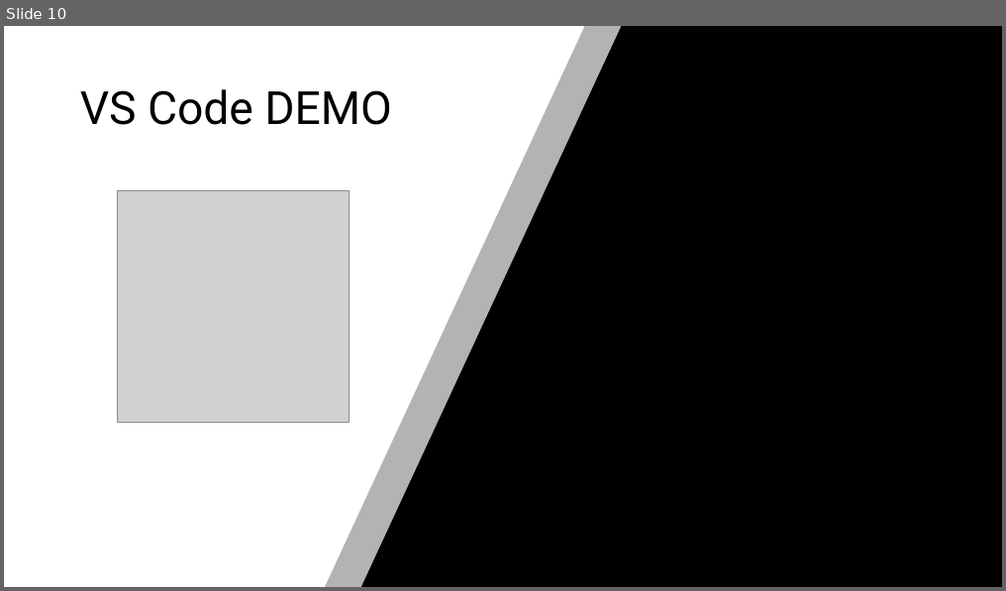
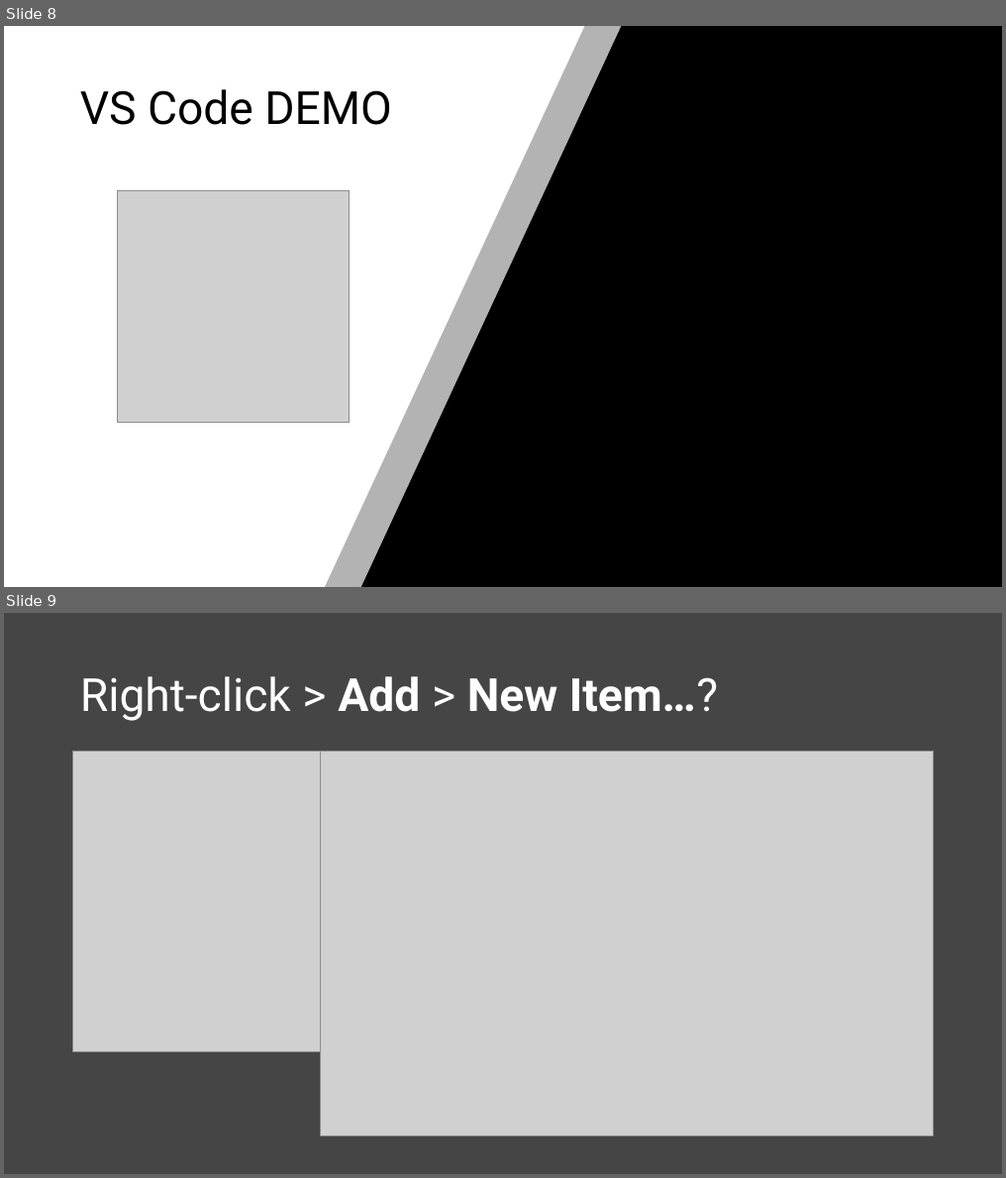
Before and after one commit to scottaddie/slide-decks, a slide deck: Tour de .NET Core CLI.pptx. Shown one above the other, each under a label of ours: slide 10 before the commit, slides 8 and 9 after it. The pictures are 1006x591 and 1006x1178 pixels, drawn with LibreOffice and Linux fonts; fonts in the diff are those of the drawing; grey boxes stand for pictures. Boxes give left, top, right and bottom in pixels: in the first picture for what was removed or moved away, otherwise in the second. Text is boxed around its words. In the diff, an @@ line names an element or a change of style, - is before the commit and + after.

```diff
--- a/Tour de .NET Core CLI.pptx
+++ b/Tour de .NET Core CLI.pptx
@@ slide 9 added at box(4, 613, 1002, 1174), background #454545 @@
@@ title added at box(80, 676, 718, 721), 44 pt, text #FFFFFF @@
+Right-click > Add > New Item…?
@@ picture added at box(73, 752, 564, 1053) @@
@@ picture added at box(321, 752, 934, 1137) @@
@@ what was slide 10 is now slide 8 @@
```
Also in this commit, not shown: 3 slides changed, 2 slides removed.
